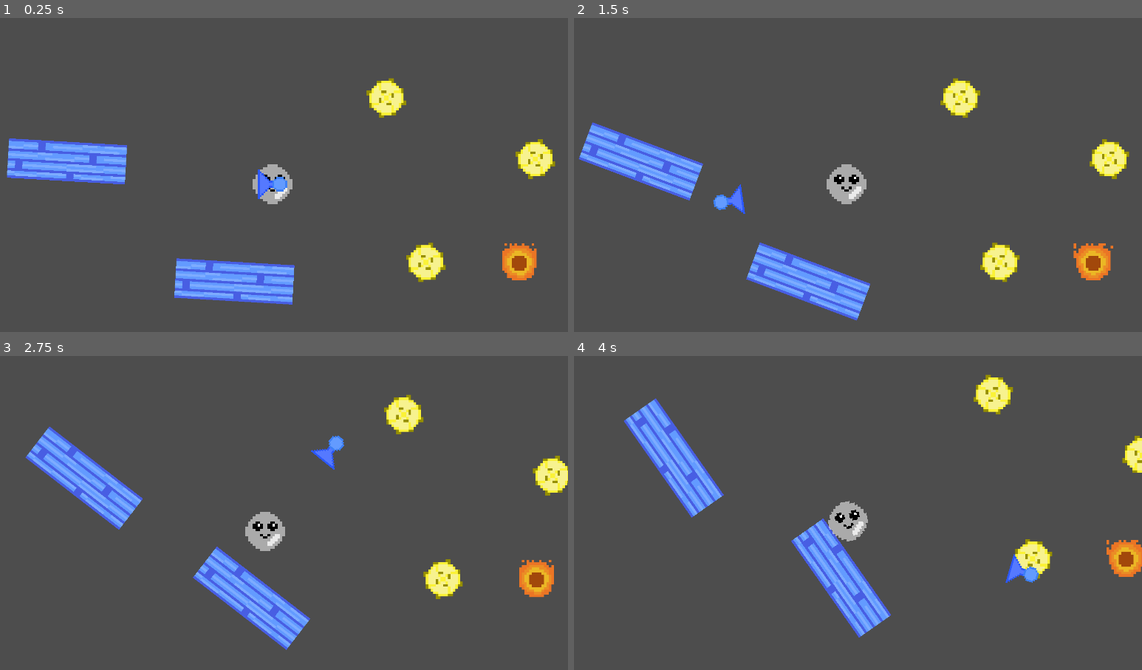
Above: before the commit, frames 1-4 (two rows, left to right).
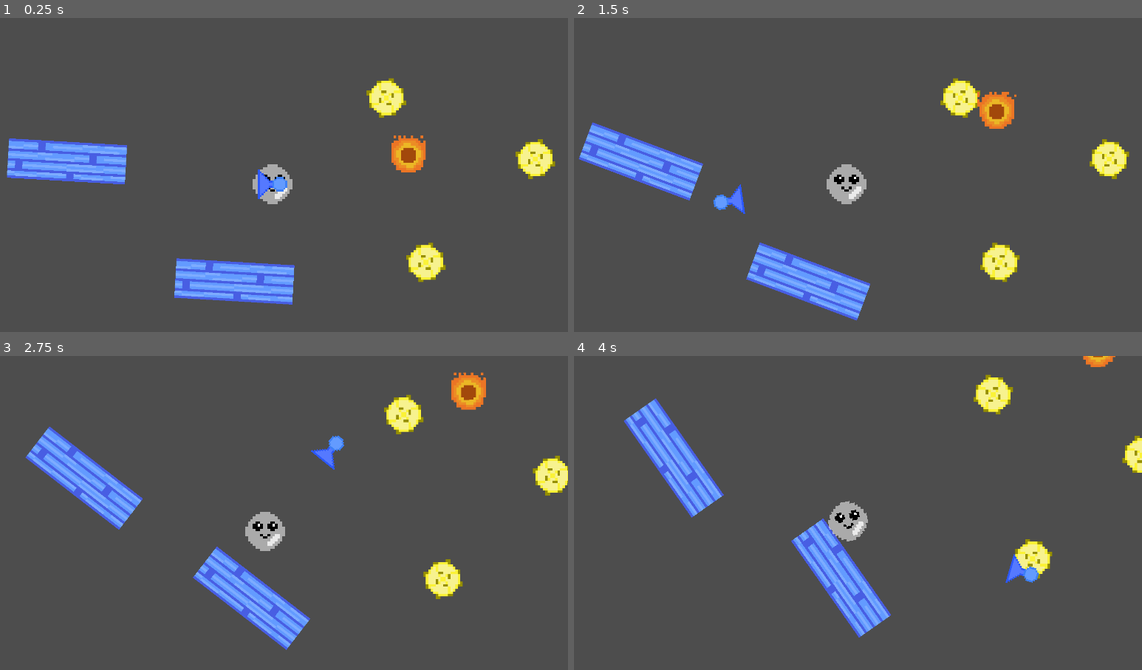
Above: after the commit, the same moments.

Repository: BenjaminWalls/Test_Winter2023
Game: Godot game, scene res://test_environment.tscn
The game is run twice, just before and just after one commit, with the same random seed, the same clock (stepped at 60 frames per second) and the same inputs.
Inputs (mouse positions are in pixels of both pictures, inside the frame that each line leads up to):
- Up to frame 1 (0.25 s): no input
- Up to frame 2 (1.5 s): move the mouse to (977, 168) at 0.52 s; press the mouse at (977, 168) at 0.53 s; move the mouse to (727, 200) at 1.27 s; release the mouse at (727, 200) at 1.28 s; click (727, 200) at 1.35 s
- Up to frame 3 (2.75 s): move the mouse to (329, 450) at 2.02 s; press the mouse at (329, 450) at 2.03 s
- Up to frame 4 (4 s): move the mouse to (818, 588) at 2.77 s; release the mouse at (818, 588) at 2.78 s; click (818, 588) at 2.85 s; move the mouse to (1022, 572) at 3.52 s; press the mouse at (1022, 572) at 3.53 s

The runs differ from the first frame. In frame 1, 1.2% of the frame differs, in the area x 68-95%, y 37-84%; in frame 2, 1.3%, in the area x 71-95%, y 23-84%; in frame 3, 1.2%; in frame 4, 0.8%.

Commit message:
The fireballs move now.

Diff:
--- /dev/null
+++ b/Move.gd
@@ -0,0 +1,21 @@
+extends Path2D
+
+@export var loop = true
+@export var speed = 2.0
+@export var speed_scale = 1.0
+
+@onready var path = $PathFollow2D
+@onready var animation = $AnimationPlayer
+
+
+# Called when the node enters the scene tree for the first time.
+func _ready():
+	if not loop:
+		animation.play("move")
+		animation.speed_scale=speed_scale
+		set_process(false)
+
+
+# Called every frame. 'delta' is the elapsed time since the previous frame.
+func _process(delta):
+	path.progress+=speed
--- /dev/null
+++ b/fireball.tscn
@@ -0,0 +1,114 @@
+[gd_scene load_steps=12 format=3 uid="uid://w2wpboqk6def"]
+
+[ext_resource type="Script" path="res://Move.gd" id="1_bx1yx"]
+[ext_resource type="Texture2D" uid="uid://cjx40vsnomlan" path="res://Assets/fireball.png" id="2_tl82d"]
+
+[sub_resource type="AtlasTexture" id="AtlasTexture_ndi25"]
+atlas = ExtResource("2_tl82d")
+region = Rect2(0, 0, 16, 16)
+
+[sub_resource type="AtlasTexture" id="AtlasTexture_kgyym"]
+atlas = ExtResource("2_tl82d")
+region = Rect2(16, 0, 16, 16)
+
+[sub_resource type="AtlasTexture" id="AtlasTexture_ome54"]
+atlas = ExtResource("2_tl82d")
+region = Rect2(32, 0, 16, 16)
+
+[sub_resource type="AtlasTexture" id="AtlasTexture_7ttvt"]
+atlas = ExtResource("2_tl82d")
+region = Rect2(48, 0, 16, 16)
+
+[sub_resource type="SpriteFrames" id="SpriteFrames_dybsy"]
+animations = [{
+"frames": [{
+"duration": 1.0,
+"texture": SubResource("AtlasTexture_ndi25")
+}, {
+"duration": 1.0,
+"texture": SubResource("AtlasTexture_kgyym")
+}, {
+"duration": 1.0,
+"texture": SubResource("AtlasTexture_ome54")
+}, {
+"duration": 1.0,
+"texture": SubResource("AtlasTexture_7ttvt")
+}],
+"loop": true,
+"name": &"default",
+"speed": 5.0
+}]
+
+[sub_resource type="CircleShape2D" id="CircleShape2D_bq66l"]
+radius = 23.0217
+
+[sub_resource type="Animation" id="Animation_2kg77"]
+length = 0.001
+tracks/0/type = "value"
+tracks/0/imported = false
+tracks/0/enabled = true
+tracks/0/path = NodePath("PathFollow2D:progress_ratio")
+tracks/0/interp = 1
+tracks/0/loop_wrap = true
+tracks/0/keys = {
+"times": PackedFloat32Array(0),
+"transitions": PackedFloat32Array(1),
+"update": 0,
+"values": [0.0]
+}
+
+[sub_resource type="Animation" id="Animation_2gfxc"]
+resource_name = "move"
+length = 2.0
+loop_mode = 2
+tracks/0/type = "value"
+tracks/0/imported = false
+tracks/0/enabled = true
+tracks/0/path = NodePath("PathFollow2D:progress_ratio")
+tracks/0/interp = 1
+tracks/0/loop_wrap = true
+tracks/0/keys = {
+"times": PackedFloat32Array(0, 2),
+"transitions": PackedFloat32Array(-1.56, 1),
+"update": 0,
+"values": [0.0, 1.0]
+}
+
+[sub_resource type="AnimationLibrary" id="AnimationLibrary_7ooar"]
+_data = {
+"RESET": SubResource("Animation_2kg77"),
+"move": SubResource("Animation_2gfxc")
+}
+
+[node name="Fireball" type="Node2D"]
+metadata/_edit_group_ = true
+
+[node name="Move" type="Path2D" parent="."]
+script = ExtResource("1_bx1yx")
+
+[node name="PathFollow2D" type="PathFollow2D" parent="Move"]
+rotation = -0.00320512
+progress = 54.0898
+
+[node name="RemoteTransform2D" type="RemoteTransform2D" parent="Move/PathFollow2D"]
+remote_path = NodePath("../../AnimatableBody2D")
+
+[node name="AnimatableBody2D" type="AnimatableBody2D" parent="Move"]
+rotation = -0.00320512
+
+[node name="AnimatedSprite2D" type="AnimatedSprite2D" parent="Move/AnimatableBody2D"]
+texture_filter = 1
+scale = Vector2(4, 4)
+sprite_frames = SubResource("SpriteFrames_dybsy")
+autoplay = "default"
+
+[node name="Area2D" type="Area2D" parent="Move/AnimatableBody2D"]
+position = Vector2(-0.0878545, 0.173079)
+
+[node name="CollisionShape2D" type="CollisionShape2D" parent="Move/AnimatableBody2D/Area2D"]
+shape = SubResource("CircleShape2D_bq66l")
+
+[node name="AnimationPlayer" type="AnimationPlayer" parent="Move"]
+libraries = {
+"": SubResource("AnimationLibrary_7ooar")
+}
--- a/test_environment.tscn
+++ b/test_environment.tscn
@@ -1,11 +1,11 @@
-[gd_scene load_steps=46 format=3 uid="uid://04m5y8xj8xtj"]
+[gd_scene load_steps=41 format=3 uid="uid://04m5y8xj8xtj"]
 
 [ext_resource type="Texture2D" uid="uid://b4kcugk52b1tn" path="res://Assets/air.png" id="1_duac7"]
 [ext_resource type="Script" path="res://Air.gd" id="1_vih7h"]
 [ext_resource type="Script" path="res://PushBubble.gd" id="3_1jbyb"]
 [ext_resource type="Texture2D" uid="uid://dd6lwlx6tk7uv" path="res://Assets/cloud.png" id="6_khqjb"]
 [ext_resource type="Script" path="res://Bubble.gd" id="7_3uix7"]
-[ext_resource type="Texture2D" uid="uid://cjx40vsnomlan" path="res://Assets/fireball.png" id="7_ae1f6"]
+[ext_resource type="PackedScene" uid="uid://w2wpboqk6def" path="res://fireball.tscn" id="7_u6aki"]
 [ext_resource type="Texture2D" uid="uid://rssvirw4y8om" path="res://Assets/spike.png" id="8_tvyur"]
 [ext_resource type="Texture2D" uid="uid://bq316y4ju3k2e" path="res://Assets/cute_bubble.png" id="9_1gjh6"]
 [ext_resource type="Texture2D" uid="uid://ltxb37tjd2yn" path="res://Assets/TileMap/corner.png" id="9_f43ry"]
@@ -92,44 +92,11 @@
 [sub_resource type="RectangleShape2D" id="RectangleShape2D_7xire"]
 size = Vector2(16, 16)
 
-[sub_resource type="AtlasTexture" id="AtlasTexture_nbb26"]
-atlas = ExtResource("7_ae1f6")
-region = Rect2(0, 0, 16, 16)
-
-[sub_resource type="AtlasTexture" id="AtlasTexture_k7tav"]
-atlas = ExtResource("7_ae1f6")
-region = Rect2(16, 0, 16, 16)
-
-[sub_resource type="AtlasTexture" id="AtlasTexture_05c72"]
-atlas = ExtResource("7_ae1f6")
-region = Rect2(32, 0, 16, 16)
-
-[sub_resource type="AtlasTexture" id="AtlasTexture_fl228"]
-atlas = ExtResource("7_ae1f6")
-region = Rect2(48, 0, 16, 16)
-
-[sub_resource type="SpriteFrames" id="SpriteFrames_qmk83"]
-animations = [{
-"frames": [{
-"duration": 1.0,
-"texture": SubResource("AtlasTexture_nbb26")
-}, {
-"duration": 1.0,
-"texture": SubResource("AtlasTexture_k7tav")
-}, {
-"duration": 1.0,
-"texture": SubResource("AtlasTexture_05c72")
-}, {
-"duration": 1.0,
-"texture": SubResource("AtlasTexture_fl228")
-}],
-"loop": true,
-"name": &"default",
-"speed": 5.0
-}]
-
-[sub_resource type="CircleShape2D" id="CircleShape2D_7lame"]
-radius = 25.1794
+[sub_resource type="Curve2D" id="Curve2D_tnn77"]
+_data = {
+"points": PackedVector2Array(0, 68, 0, -68, -324, -191, -136, -2, 136, 2, -125, -380, 6, -117, -6, 117, 137, -138, 115, 6, -115, -6, -67, 28, 5, 72, -5, -72, -325, -192)
+}
+point_count = 5
 
 [sub_resource type="AtlasTexture" id="AtlasTexture_dyqt2"]
 atlas = ExtResource("10_75fcp")
@@ -319,24 +286,23 @@
 scale = Vector2(12, 4)
 shape = SubResource("RectangleShape2D_7xire")
 
-[node name="Fireball" type="Node2D" parent="."]
-position = Vector2(522, 181)
-metadata/_edit_group_ = true
-
-[node name="AnimatableBody2D" type="AnimatableBody2D" parent="Fireball"]
-
-[node name="AnimatedSprite2D" type="AnimatedSprite2D" parent="Fireball/AnimatableBody2D"]
-texture_filter = 1
-scale = Vector2(4, 4)
-sprite_frames = SubResource("SpriteFrames_qmk83")
-autoplay = "default"
-
-[node name="Area2D" type="Area2D" parent="Fireball/AnimatableBody2D"]
-
-[node name="CollisionShape2D" type="CollisionShape2D" parent="Fireball/AnimatableBody2D/Area2D"]
-shape = SubResource("CircleShape2D_7lame")
-
 [node name="Fireballs" type="Node2D" parent="."]
+
+[node name="Fireball" parent="Fireballs" instance=ExtResource("7_u6aki")]
+position = Vector2(665, 211)
+
+[node name="Move" parent="Fireballs/Fireball" index="0"]
+curve = SubResource("Curve2D_tnn77")
+speed = 1.0
+speed_scale = 1.2
+
+[node name="PathFollow2D" parent="Fireballs/Fireball/Move" index="0"]
+position = Vector2(-324, -191)
+progress = 0.0
+rotates = false
+
+[node name="AnimatableBody2D" parent="Fireballs/Fireball/Move" index="1"]
+position = Vector2(-314.07, -243.917)
 
 [node name="Bubble" type="Node2D" parent="."]
 position = Vector2(121, 53)
@@ -384,4 +350,6 @@
 [connection signal="body_entered" from="Spikes/Spike/Area2D" to="Bubble" method="_on_area_2d_body_entered"]
 [connection signal="body_entered" from="Spikes/Spike2/Area2D" to="Bubble" method="_on_area_2d_body_entered"]
 [connection signal="body_entered" from="Spikes/Spike3/Area2D" to="Bubble" method="_on_area_2d_body_entered"]
-[connection signal="body_entered" from="Fireball/AnimatableBody2D/Area2D" to="Bubble" method="_on_area_2d_body_entered"]
+[connection signal="body_entered" from="Fireballs/Fireball/Move/AnimatableBody2D/Area2D" to="Bubble" method="_on_area_2d_body_entered"]
+
+[editable path="Fireballs/Fireball"]
